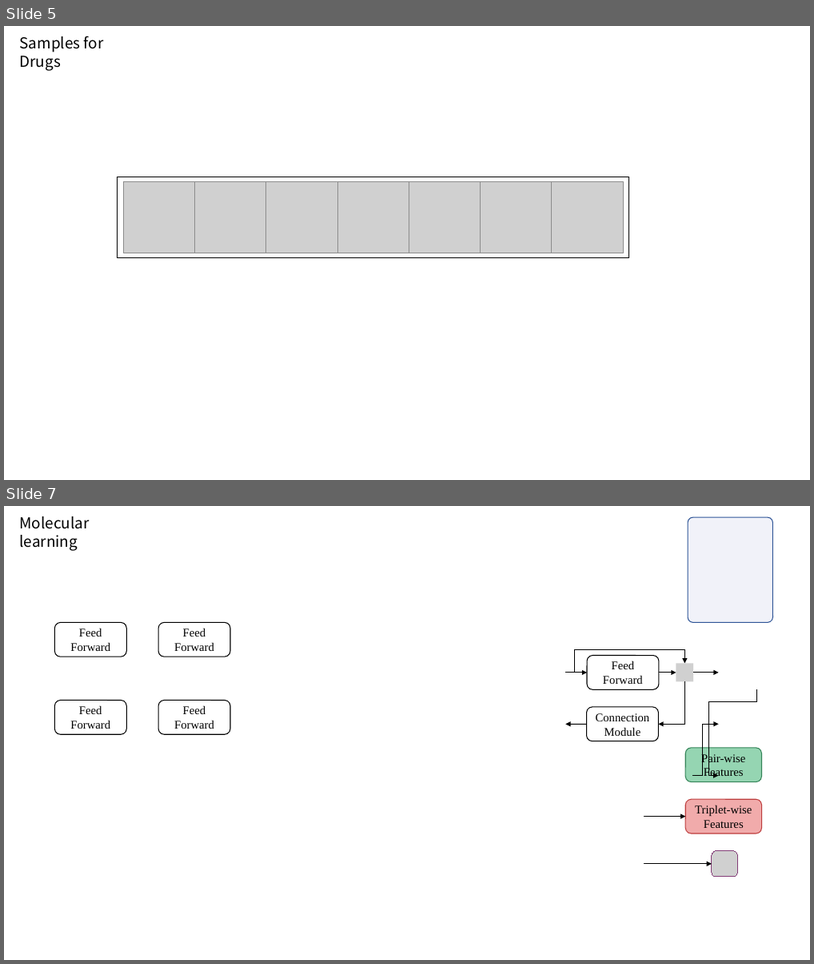
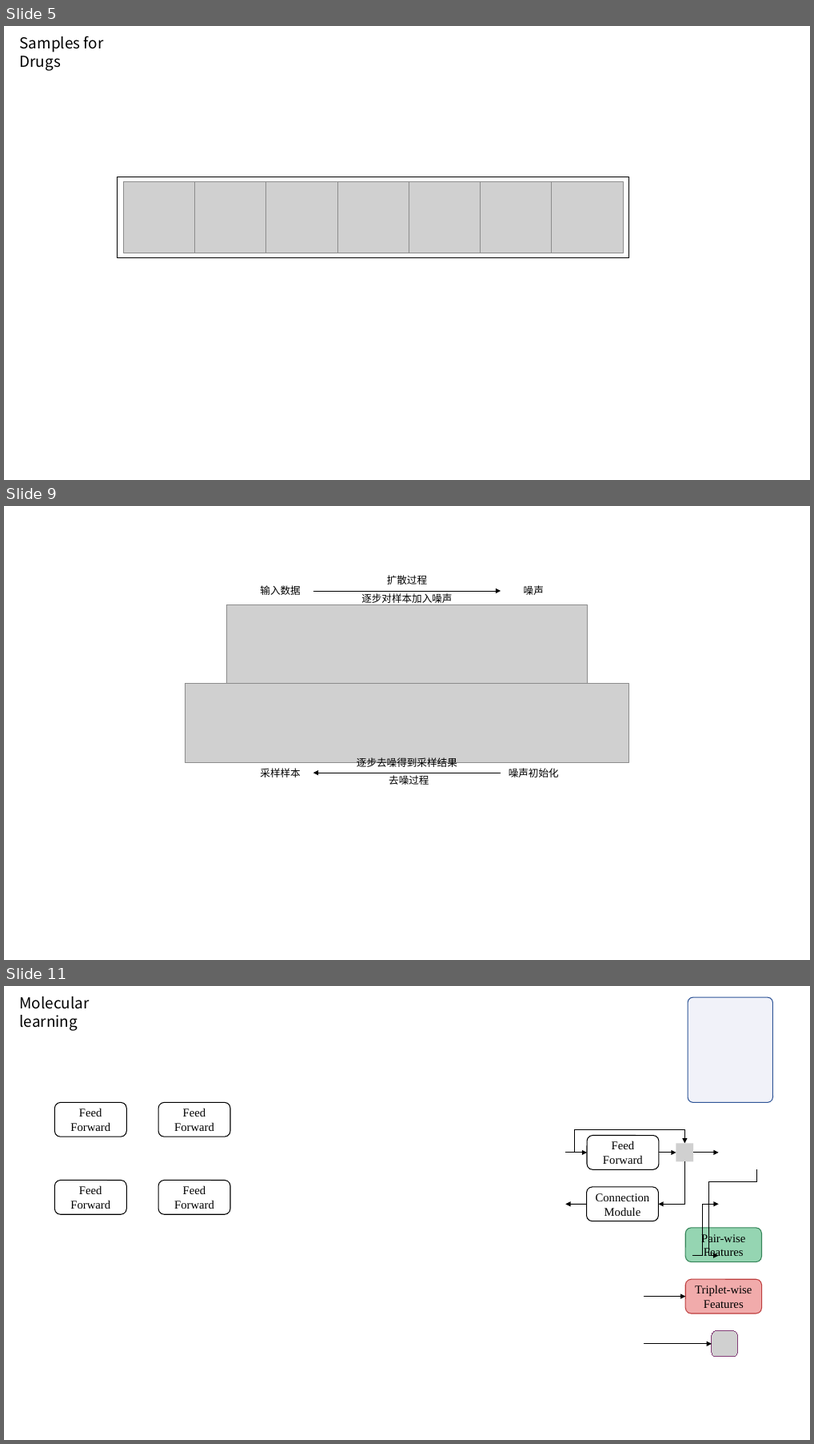
Before and after one commit to LEOXC1571/graduation_project, a slide deck: paper/src_new/figures/figures.pptx. Shown one above the other, each under a label of ours: slides 5 and 7 before the commit, slides 5, 9 and 11 after it; the slides between them are not shown. The pictures are 814x964 and 814x1444 pixels, drawn with LibreOffice and Linux fonts; fonts in the diff are those of the drawing; grey boxes stand for pictures. Boxes give left, top, right and bottom in pixels: in the first picture for what was removed or moved away, otherwise in the second. Text is boxed around its words. In the diff, an @@ line names an element or a change of style, - is before the commit and + after.

```diff
--- a/paper/src_new/figures/figures.pptx
+++ b/paper/src_new/figures/figures.pptx
@@ slide 9 added at box(4, 506, 810, 960), background #FFFFFF @@
@@ rectangle added at box(182, 568, 632, 794), fill #FFFFFF, outline #FFFFFF 1 pt @@
@@ text added at box(387, 575, 427, 584), 12 pt, text #000000 @@
+扩散过程
@@ text added at box(260, 585, 300, 595), 12 pt, text #000000 @@
+输入数据
@@ arrow added from (314, 591) to (502, 591), #000000 1 pt @@
@@ text added at box(362, 593, 452, 605), 12 pt, text #000000 @@
+逐步对样本加入噪声
@@ text added at box(524, 585, 544, 595), 12 pt, text #000000 @@
+噪声
@@ picture added at box(226, 604, 588, 684) @@
@@ picture added at box(186, 684, 630, 762) @@
@@ text added at box(260, 768, 300, 777), 12 pt, text #000000 @@
+采样样本
@@ text added at box(357, 757, 458, 769), 12 pt, text #000000 @@
+逐步去噪得到采样结果
@@ text added at box(509, 768, 559, 777), 12 pt, text #000000 @@
+噪声初始化
@@ arrow added from (502, 772) to (314, 772), #000000 1 pt @@
@@ text added at box(389, 775, 429, 784), 12 pt, text #000000 @@
+去噪过程
@@ what was slide 7 is now slide 11 @@
```
Also in this commit, not shown: 3 slides changed, 5 other slides added, 1 slide removed, 13 other files.
